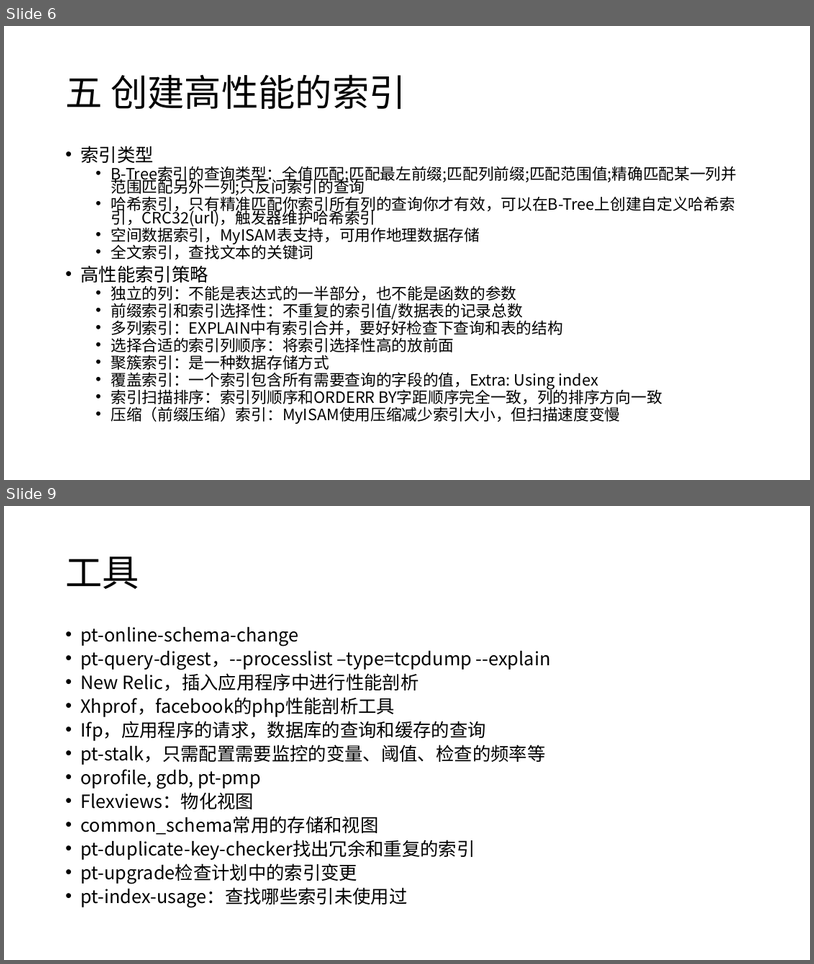
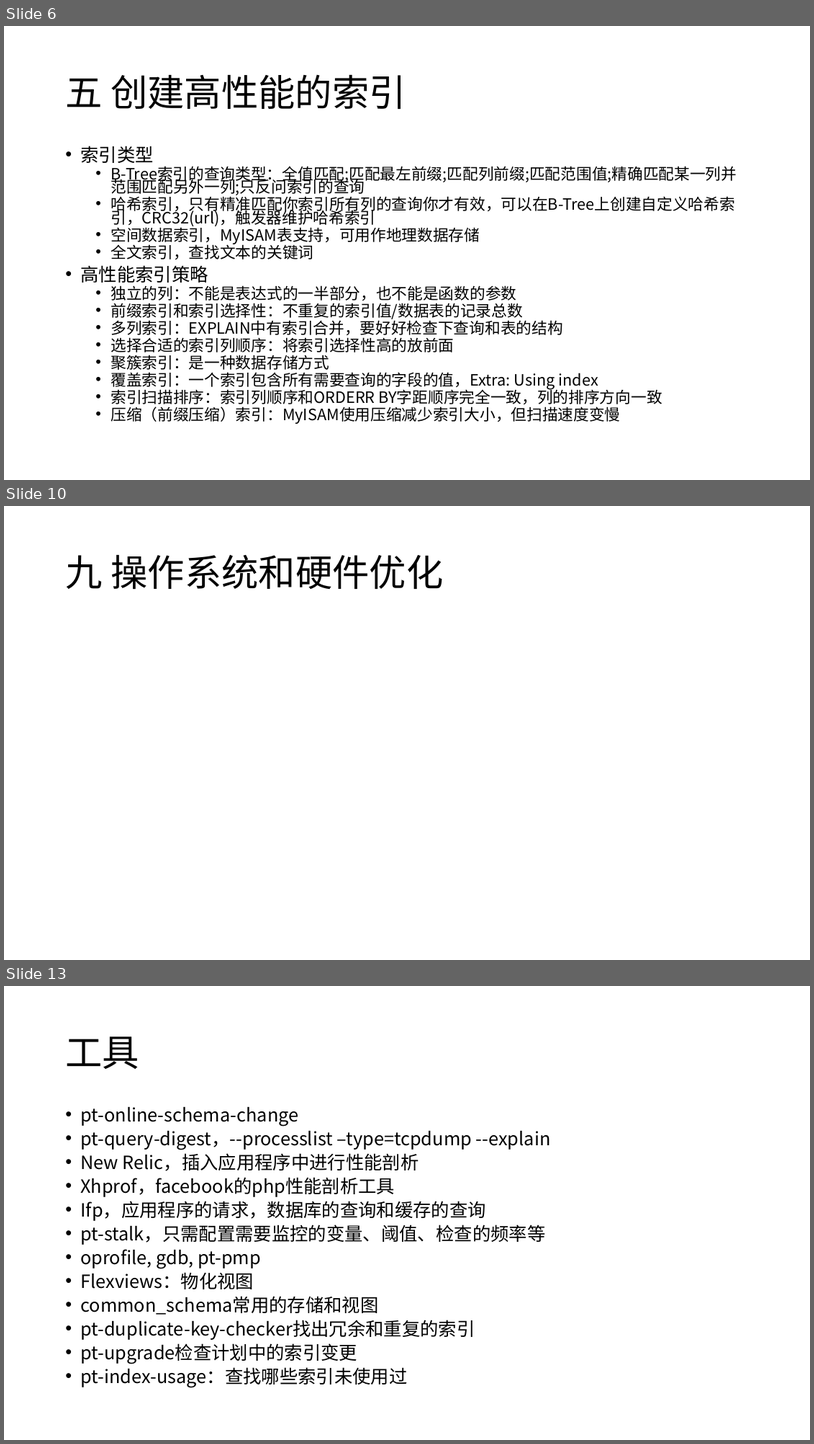
Before and after one commit to zzsure/computer-course-reading, a slide deck: High Performance MySQL.pptx. Shown one above the other, each under a label of ours: slides 6 and 9 before the commit, slides 6, 10 and 13 after it; the slides between them are not shown. The pictures are 814x964 and 814x1444 pixels, drawn with LibreOffice and Linux fonts; fonts in the diff are those of the drawing. Boxes give left, top, right and bottom in pixels: in the first picture for what was removed or moved away, otherwise in the second. Text is boxed around its words. In the diff, an @@ line names an element or a change of style, - is before the commit and + after.

```diff
--- a/High Performance MySQL.pptx
+++ b/High Performance MySQL.pptx
@@ slide 10 added at <box>4,506,810,960</box>, background #FFFFFF @@
@@ title added at <box>65,555,443,589</box>, 44 pt, text #000000 @@
+九 操作系统和硬件优化
@@ what was slide 9 is now slide 13 @@
```
Also in this commit, not shown: 2 slides changed, 3 other slides added, 2 other files.
